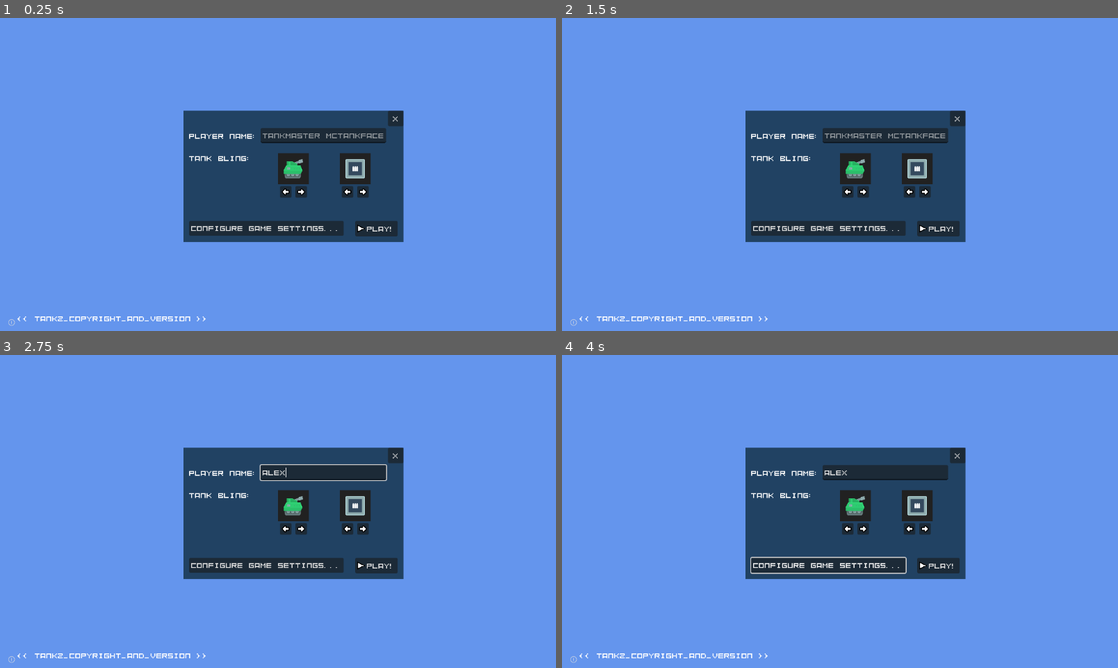
Above: before the commit, frames 1-4 (two rows, left to right).
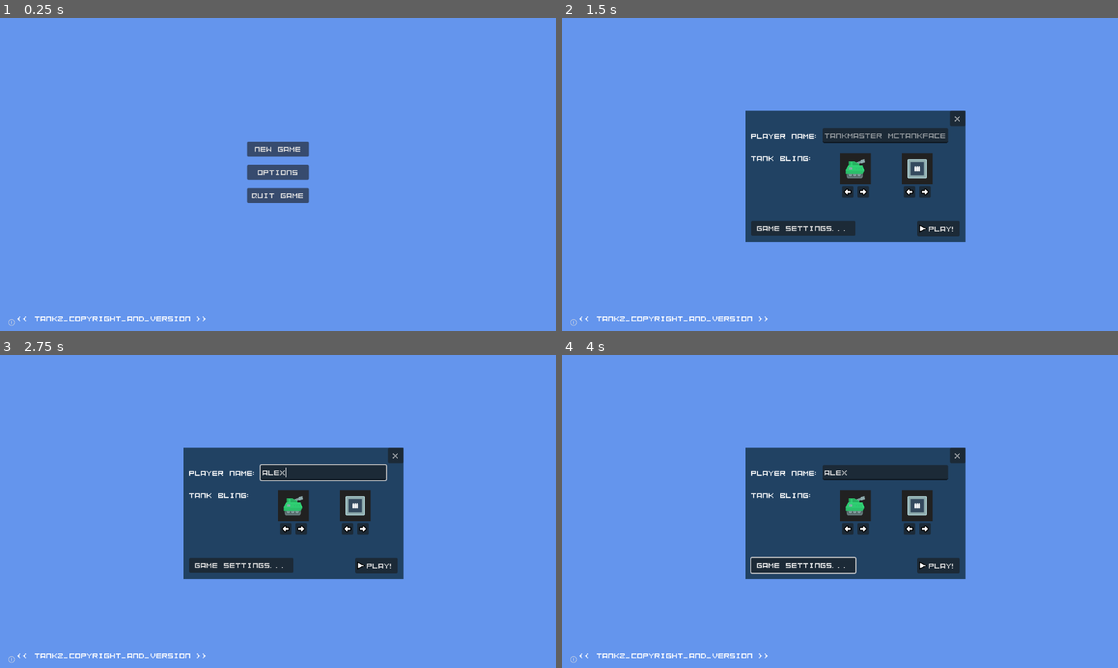
Above: after the commit, the same moments.

Repository: tsdotca/tankz
Game: Godot game, scene res://src/main.tscn
Same seed, same stepped clock (60 frames per second), same inputs: the game is played once before the commit and once after it.
Inputs (mouse positions are in pixels of both pictures, inside the frame that each line leads up to):
- Up to frame 1 (0.25 s): no input
- Up to frame 2 (1.5 s): click (956, 118) at 0.5 s, where only the run before the commit has a clickable "X"; click "new game" at 1.25 s
- Up to frame 3 (2.75 s): click (322, 473) at 2.02 s; type "Alex" at 2.1 s
- Up to frame 4 (4 s): click "Configure game settings..." (after the commit: "game settings...") at 2.75 s; click "new game" at 3.5 s

The runs differ from the first frame. In frame 1, 16% of the frame differs, in the area x 33-73%, y 29-72%; in frame 2, 0.6%; in frame 3, 0.6%; in frame 4, 0.7%.

Commit message:
Fix menu alignment and add forgotten options popup

Diff:
--- a/src/main.tscn
+++ b/src/main.tscn
@@ -1,8 +1,9 @@
-[gd_scene load_steps=7 format=3 uid="uid://digi5yxpo6fk1"]
+[gd_scene load_steps=8 format=3 uid="uid://digi5yxpo6fk1"]
 
 [ext_resource type="Theme" uid="uid://buk1fpldabkaf" path="res://assets/ui/tank-reg.tres" id="1_5q4o7"]
 [ext_resource type="Script" uid="uid://cnon621o146kd" path="res://src/ui/main_menu.gd" id="1_eewff"]
 [ext_resource type="Script" uid="uid://d0glfb7hsub6s" path="res://src/ui/dialog.gd" id="2_5q4o7"]
+[ext_resource type="PackedScene" uid="uid://cvp084pbnml4l" path="res://src/ui/options_popup.tscn" id="3_rlaii"]
 [ext_resource type="Texture2D" uid="uid://5qduesrn86o2" path="res://assets/ui/play.png" id="4_kmhfv"]
 [ext_resource type="Texture2D" uid="uid://cut8v5bvy8srs" path="res://assets/ui/tile_0073.png" id="5_rlaii"]
 [ext_resource type="Texture2D" uid="uid://c0smlvbxm5b3j" path="res://assets/ui/tile_0072.png" id="6_5mrjc"]
@@ -18,148 +19,15 @@
 metadata/_edit_horizontal_guides_ = [-80.0]
 
 [node name="NewGameButton" type="Button" parent="."]
-layout_mode = 2
+layout_mode = 0
 offset_left = 512.0
 offset_top = 256.0
 offset_right = 640.0
 offset_bottom = 287.0
 text = "new game"
 
-[node name="OptionsPopup" type="ColorRect" parent="."]
-visible = false
-layout_mode = 0
-offset_left = 656.0
-offset_top = 304.0
-offset_right = 992.0
-offset_bottom = 544.0
-color = Color(0.129412, 0.258824, 0.388235, 1)
-script = ExtResource("2_5q4o7")
-
-[node name="CloseButton" type="Button" parent="OptionsPopup"]
-layout_mode = 0
-offset_left = 304.0
-offset_right = 336.0
-offset_bottom = 32.0
-text = "X"
-
-[node name="Label" type="Label" parent="OptionsPopup"]
-layout_mode = 1
-offset_left = 16.0
-offset_top = 48.0
-offset_right = 100.0
-offset_bottom = 71.0
-text = "resolution:"
-
-[node name="PlayerNameEdit" type="MenuButton" parent="OptionsPopup/Label"]
-layout_mode = 0
-offset_left = 144.0
-offset_right = 304.0
-offset_bottom = 23.0
-item_count = 3
-popup/item_0/text = "single (retro)"
-popup/item_0/id = 0
-popup/item_1/text = "single (determinate edition)"
-popup/item_1/id = 1
-popup/item_2/text = "multiplayer"
-popup/item_2/id = 2
-
-[node name="Label2" type="Label" parent="OptionsPopup"]
-layout_mode = 1
-offset_left = 16.0
-offset_top = 80.0
-offset_right = 100.0
-offset_bottom = 103.0
-text = "fullscreen?"
-
-[node name="IsFullscreen" type="CheckBox" parent="OptionsPopup/Label2"]
-layout_mode = 1
-anchors_preset = -1
-anchor_left = 3.81
-anchor_top = -2.087
-anchor_right = 3.81
-anchor_bottom = -2.087
-offset_left = -32.04
-offset_top = 48.001
-offset_right = -8.04001
-offset_bottom = 72.001
-
-[node name="Label3" type="Label" parent="OptionsPopup"]
-layout_mode = 0
-offset_left = 16.0
-offset_top = 112.0
-offset_right = 67.0
-offset_bottom = 135.0
-text = "vsync?"
-
-[node name="IsVsync" type="CheckBox" parent="OptionsPopup/Label3"]
-layout_mode = 1
-anchors_preset = -1
-anchor_left = 6.275
-anchor_top = -3.478
-anchor_right = 6.275
-anchor_bottom = -3.478
-offset_left = -32.025
-offset_top = 79.994
-offset_right = -8.02499
-offset_bottom = 103.994
-
-[node name="Label4" type="Label" parent="OptionsPopup"]
-layout_mode = 1
-anchors_preset = 2
-anchor_top = 1.0
-anchor_bottom = 1.0
-offset_left = 16.0
-offset_top = -64.0
-offset_right = 144.0
-offset_bottom = -41.0
-grow_vertical = 0
-text = "music volume"
-vertical_alignment = 1
-
-[node name="MusicVolume" type="HSlider" parent="OptionsPopup/Label4"]
-layout_mode = 1
-anchors_preset = -1
-anchor_left = 2.5
-anchor_top = 4.174
-anchor_right = 2.5
-anchor_bottom = 4.174
-offset_left = -112.0
-offset_top = -96.002
-offset_right = -16.0
-offset_bottom = -76.002
-step = 10.0
-value = 80.0
-rounded = true
-
-[node name="Label5" type="Label" parent="OptionsPopup"]
-layout_mode = 1
-anchors_preset = 2
-anchor_top = 1.0
-anchor_bottom = 1.0
-offset_left = 16.0
-offset_top = -32.0
-offset_right = 144.0
-offset_bottom = -9.0
-grow_vertical = 0
-text = "sound volume"
-
-[node name="FxVolume" type="HSlider" parent="OptionsPopup/Label5"]
-layout_mode = 1
-anchors_preset = -1
-anchor_left = 2.5
-anchor_top = 2.783
-anchor_right = 2.5
-anchor_bottom = 2.783
-offset_left = -112.0
-offset_top = -64.009
-offset_right = -16.0
-offset_bottom = -44.009
-step = 10.0
-value = 80.0
-rounded = true
-
 [node name="OptionsButton" type="Button" parent="."]
-layout_mode = 2
+layout_mode = 0
 offset_left = 512.0
 offset_top = 304.0
 offset_right = 640.0
@@ -167,7 +35,7 @@
 text = "options"
 
 [node name="QuitButton" type="Button" parent="."]
-layout_mode = 2
+layout_mode = 0
 offset_left = 512.0
 offset_top = 352.0
 offset_right = 640.0
@@ -192,6 +60,7 @@
 flat = true
 
 [node name="NewGamePopup" type="ColorRect" parent="."]
+visible = false
 layout_mode = 0
 offset_left = 380.0
 offset_top = 192.0
@@ -210,15 +79,15 @@
 text = "X"
 
 [node name="GameConfigButton" type="Button" parent="NewGamePopup"]
-layout_mode = 2
+layout_mode = 0
 offset_left = 12.0
 offset_top = 228.0
-offset_right = 332.0
+offset_right = 228.0
 offset_bottom = 259.0
-text = "Configure game settings..."
+text = "game settings..."
 
 [node name="Label" type="Label" parent="NewGamePopup"]
-layout_mode = 2
+layout_mode = 0
 offset_left = 12.0
 offset_top = 36.0
 offset_right = 156.0
@@ -227,7 +96,7 @@
 vertical_alignment = 1
 
 [node name="PlayerNameEdit" type="LineEdit" parent="NewGamePopup"]
-layout_mode = 2
+layout_mode = 0
 anchor_right = 1.0
 offset_left = 160.0
 offset_top = 36.0
@@ -320,12 +189,15 @@
 text = "PLAY!"
 icon = ExtResource("4_kmhfv")
 
+[node name="OptionsPopup" parent="." instance=ExtResource("3_rlaii")]
+visible = false
+layout_mode = 0
+offset_left = 392.0
+offset_top = 208.0
+offset_right = 760.0
+offset_bottom = 448.0
+
 [connection signal="pressed" from="NewGameButton" to="." method="on_new_game_button_pressed"]
-[connection signal="pressed" from="OptionsPopup/Label2/IsFullscreen" to="." method="_on_is_fullscreen_pressed"]
-[connection signal="pressed" from="OptionsPopup/Label3/IsVsync" to="." method="_on_is_vsync_pressed"]
-[connection signal="toggled" from="OptionsPopup/Label3/IsVsync" to="." method="_on_is_vsync_toggled"]
-[connection signal="value_changed" from="OptionsPopup/Label4/MusicVolume" to="." method="_on_music_volume_value_changed"]
-[connection signal="value_changed" from="OptionsPopup/Label5/FxVolume" to="." method="_on_fx_volume_value_changed"]
 [connection signal="pressed" from="OptionsButton" to="." method="on_options_button_pressed"]
 [connection signal="pressed" from="QuitButton" to="." method="on_quit_button_pressed"]
 [connection signal="pressed" from="AboutAndInfo" to="." method="_on_about_and_info_pressed"]
--- /dev/null
+++ b/src/ui/options_popup.tscn
@@ -0,0 +1,132 @@
+[gd_scene load_steps=2 format=3 uid="uid://cvp084pbnml4l"]
+
+[ext_resource type="Script" uid="uid://d0glfb7hsub6s" path="res://src/ui/dialog.gd" id="1_ac6fq"]
+
+[node name="OptionsPopup" type="ColorRect"]
+offset_right = 368.0
+offset_bottom = 240.0
+color = Color(0.129412, 0.258824, 0.388235, 1)
+script = ExtResource("1_ac6fq")
+
+[node name="CloseButton" type="Button" parent="."]
+layout_mode = 0
+offset_left = 336.0
+offset_right = 368.0
+offset_bottom = 32.0
+text = "X"
+
+[node name="Label" type="Label" parent="."]
+layout_mode = 1
+offset_left = 16.0
+offset_top = 48.0
+offset_right = 100.0
+offset_bottom = 71.0
+text = "resolution:"
+
+[node name="PlayerNameEdit" type="MenuButton" parent="Label"]
+layout_mode = 0
+offset_left = 144.0
+offset_right = 304.0
+offset_bottom = 23.0
+item_count = 3
+popup/item_0/text = "single (retro)"
+popup/item_0/id = 0
+popup/item_1/text = "single (determinate edition)"
+popup/item_1/id = 1
+popup/item_2/text = "multiplayer"
+popup/item_2/id = 2
+
+[node name="Label2" type="Label" parent="."]
+layout_mode = 1
+offset_left = 16.0
+offset_top = 80.0
+offset_right = 100.0
+offset_bottom = 103.0
+text = "fullscreen?"
+
+[node name="IsFullscreen" type="CheckBox" parent="Label2"]
+layout_mode = 1
+anchors_preset = -1
+anchor_left = -0.121
+anchor_top = -3.478
+anchor_right = 2.636
+anchor_bottom = -3.478
+offset_left = 303.972
+offset_top = 79.994
+offset_right = -35.9521
+offset_bottom = 103.994
+
+[node name="Label3" type="Label" parent="."]
+layout_mode = 0
+offset_left = 16.0
+offset_top = 112.0
+offset_right = 67.0
+offset_bottom = 135.0
+text = "vsync?"
+
+[node name="IsVsync" type="CheckBox" parent="Label3"]
+layout_mode = 1
+anchors_preset = -1
+anchor_left = -0.167
+anchor_top = -4.87
+anchor_right = 4.889
+anchor_bottom = -4.87
+offset_left = 300.024
+offset_top = 112.01
+offset_right = -40.008
+offset_bottom = 136.01
+
+[node name="Label4" type="Label" parent="."]
+layout_mode = 1
+anchors_preset = 2
+anchor_top = 1.0
+anchor_bottom = 1.0
+offset_left = 16.0
+offset_top = -64.0
+offset_right = 144.0
+offset_bottom = -41.0
+grow_vertical = 0
+text = "music volume"
+vertical_alignment = 1
+
+[node name="MusicVolume" type="HSlider" parent="Label4"]
+layout_mode = 1
+anchors_preset = -1
+anchor_left = 2.5
+anchor_top = 4.174
+anchor_right = 2.5
+anchor_bottom = 4.174
+offset_left = -112.0
+offset_top = -96.002
+offset_right = -16.0
+offset_bottom = -76.002
+step = 10.0
+value = 80.0
+rounded = true
+
+[node name="Label5" type="Label" parent="."]
+layout_mode = 1
+anchors_preset = 2
+anchor_top = 1.0
+anchor_bottom = 1.0
+offset_left = 16.0
+offset_top = -32.0
+offset_right = 144.0
+offset_bottom = -9.0
+grow_vertical = 0
+text = "sound volume"
+
+[node name="FxVolume" type="HSlider" parent="Label5"]
+layout_mode = 1
+anchors_preset = -1
+anchor_left = 2.5
+anchor_top = 2.783
+anchor_right = 2.5
+anchor_bottom = 2.783
+offset_left = -112.0
+offset_top = -64.009
+offset_right = -16.0
+offset_bottom = -44.009
+step = 10.0
+value = 80.0
+rounded = true
